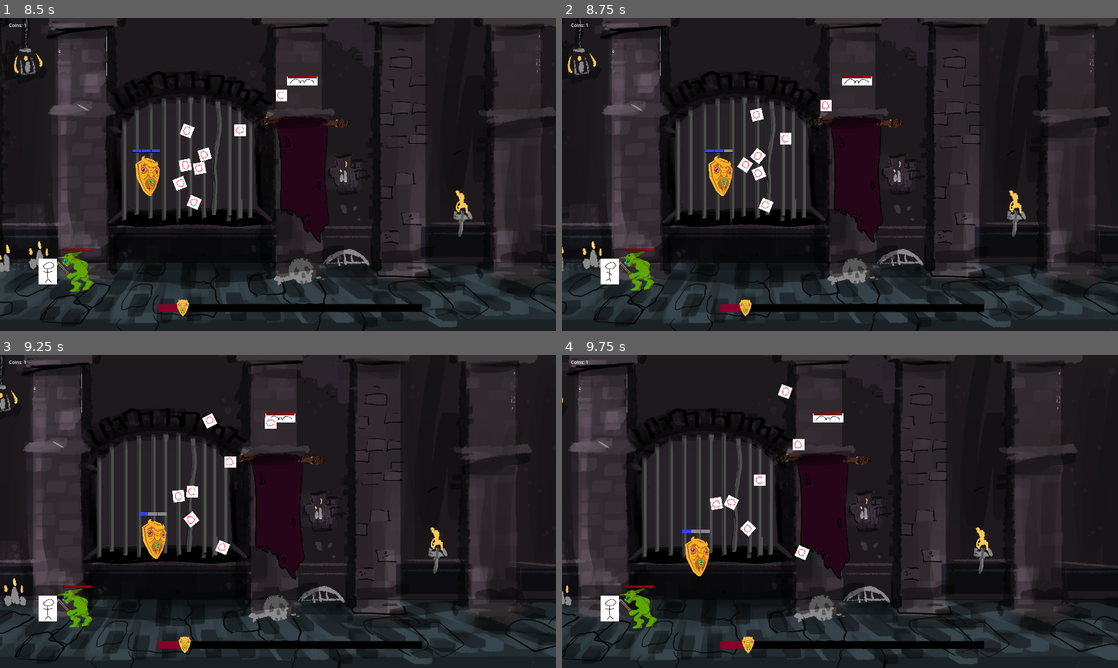
Above: before the commit, frames 1-4 (two rows, left to right).
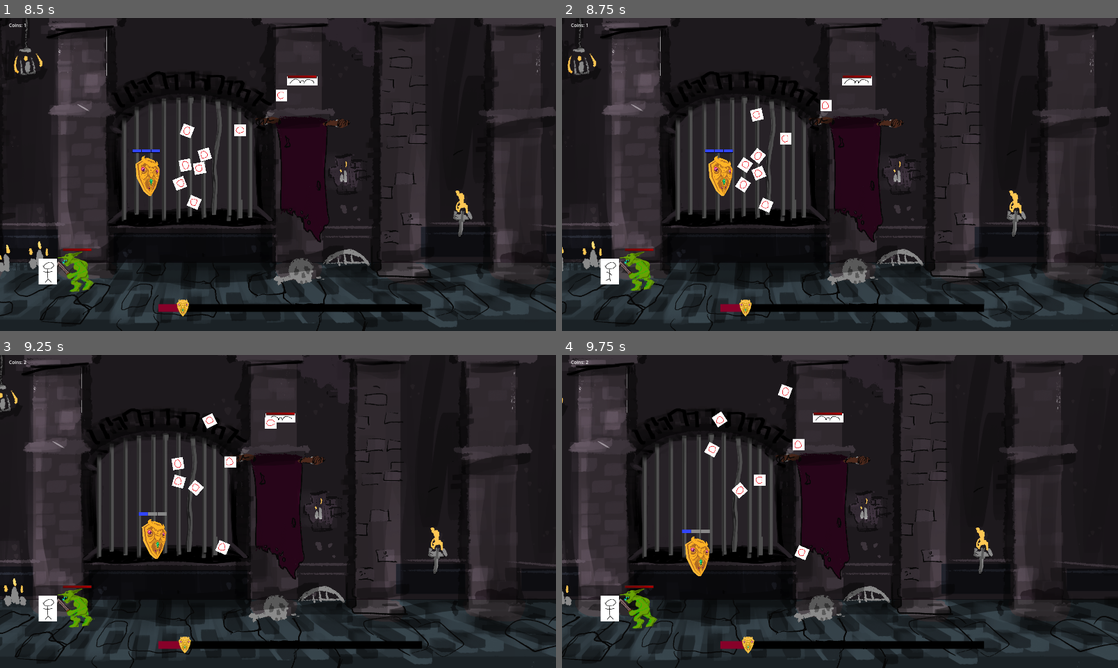
Above: after the commit, the same moments.

Repository: Cookie-Tin-Studios/Heroes-Shield
Game: Godot game, scene res://scenes/menu/main_menu.tscn
Two runs of this game, one before a commit and one after it. Both use one fixed random seed, a clock stepped at 60 frames per second and the inputs below.
Inputs (mouse positions are in pixels of both pictures, inside the frame that each line leads up to):
- Up to frame 1 (8.5 s): click "New Game" at 0.5 s; move the mouse to (250, 237) at 1.27 s; hold Up (ui_up) 1.28-2.78 s; click (250, 237) at 1.35 s; move the mouse to (444, 221) at 2.02 s; click (444, 221) at 2.1 s; move the mouse to (111, 127) at 2.77 s; hold Left (ui_left) 2.78-4.28 s; click (111, 127) at 2.85 s; move the mouse to (305, 174) at 3.52 s; click (305, 174) at 3.6 s; move the mouse to (194, 96) at 4.27 s; hold Down (ui_down) 4.28-5.03 s; click (194, 96) at 4.35 s; move the mouse to (400, 158) at 5.02 s; hold Right (ui_right) 5.03-5.78 s; click (400, 158) at 5.1 s; move the mouse to (166, 190) at 5.77 s; hold Up (ui_up) 5.78-6.53 s; click (166, 190) at 5.85 s; move the mouse to (333, 105) at 6.52 s; hold Right (ui_right) from 6.53 s (still down); click (333, 105) at 6.6 s; move the mouse to (250, 237) at 7.27 s; click (250, 237) at 7.35 s; move the mouse to (444, 221) at 8.02 s; click (444, 221) at 8.1 s
- Up to frame 2 (8.75 s): keep holding Right (ui_right)
- Up to frame 3 (9.25 s): move the mouse to (111, 464) at 8.77 s; release Right (ui_right) at 8.78 s; hold Down (ui_down) from 8.78 s (still down); click (111, 464) at 8.85 s
- Up to frame 4 (9.75 s): move the mouse to (867, 511) at 9.52 s; release Down (ui_down) at 9.53 s; hold Left (ui_left) from 9.53 s (still down); click (867, 511) at 9.6 s

Frame 1 is identical in both runs. In frame 2, less than 0.1% of the frame differs, in the area x 29-34%, y 42-56%; in frame 3, 0.4%; in frame 4, 0.5%, in the area x 4-35%, y 1-58%.

Commit message:
parry stuff

Diff:
--- a/scenes/mob_bat.tscn
+++ b/scenes/mob_bat.tscn
@@ -48,5 +48,4 @@
 offset_top = -19.0
 offset_right = 103.0
 offset_bottom = 11.0
-value = 100.0
 metadata/_edit_use_anchors_ = true
--- a/scenes/shield.tscn
+++ b/scenes/shield.tscn
@@ -10,10 +10,10 @@
 radius = 115.0
 
 [sub_resource type="CircleShape2D" id="CircleShape2D_4icvd"]
-radius = 196.163
+radius = 219.002
 
 [sub_resource type="CircleShape2D" id="CircleShape2D_ey6sh"]
-radius = 141.089
+radius = 124.004
 
 [node name="Shield" type="CharacterBody2D"]
 z_index = 10
--- a/scripts/mobs/mob_bat.gd
+++ b/scripts/mobs/mob_bat.gd
@@ -1,22 +1,13 @@
 extends "res://scripts/mobs/mob_base.gd"
 
 @onready var global_tick = get_node("/root/Tick")
-# This node emits a timeout signal at regular intervals, used for shooting projectiles.
+@export var projectile_scene: PackedScene
+@export var shooting_speed: float = 500.0
+@export var target: CharacterBody2D
 
-@export var projectile_scene: PackedScene
-# The PackedScene reference for the projectile (e.g., a bullet or energy bolt).
-
-@export var shooting_speed: float = 500.0
-# Controls how fast the projectile moves when fired.
-
-@export var target: CharacterBody2D
-# The intended target (e.g., the player's CharacterBody2D). If not assigned, the bat tries to find "Idiot_hero" automatically.
-
+# Determines how far above (or below) the collision shape the health bar should appear.
 @export var health_bar_offset: Vector2 = Vector2(0, -20)
-# Determines how far above (or below) the collision shape the health bar should appear.
-
 @export var health_bar_follow_collision: bool = true
-# If true, the health bar repositions itself to follow the collision shape each frame.
 
 func _ready() -> void:
 	super._ready()
@@ -37,8 +28,12 @@
 		else:
 			print("No valid 'Idiot_hero' node found in the scene.")
 
-	# Create a new instance of the projectile scene.
+	# Create a new instance of the projectile
 	var projectile = projectile_scene.instantiate()
+
+	# Keep track of the shooter (bat)
+	projectile.shooter = self
+
 	# Position the projectile where the bat currently is.
 	projectile.global_position = global_position
 
--- a/scripts/projectile.gd
+++ b/scripts/projectile.gd
@@ -1,6 +1,8 @@
 extends RigidBody2D
 
 @export var damage: int = 1  # Damage dealt by the projectile
+@export var parried: bool = false
+@export var shooter: RigidBody2D # This has to be defined here so we can assign a shooter for homing in other scripts.
 
 func _ready() -> void:
 	# Called when the projectile is added to the scene.
--- a/scripts/shield/shield_health.gd
+++ b/scripts/shield/shield_health.gd
@@ -109,8 +109,9 @@
 		Globals.add_coins(1) # This is temporary for testing the coin additonal mechanics.
 
 func deflect_projectile(projectile: RigidBody2D) -> void:
-	# Just reverse velocity for now.
-	# Eventually, we should make it such that parried projectiles fly straight away from the center of the sheild.
+	# Set the parry variable to true, so we know it's been parried.
+	projectile.parried = true
+	# Eventually, we should make it such that parried projectiles fly straight away from the center of the shield.
 	projectile.linear_velocity = -projectile.linear_velocity
 	# Make it fast as fuck, for the fans.
 	projectile.linear_velocity *= 10
Not shown: 1 places in scenes/main.tscn that only renumber resources
